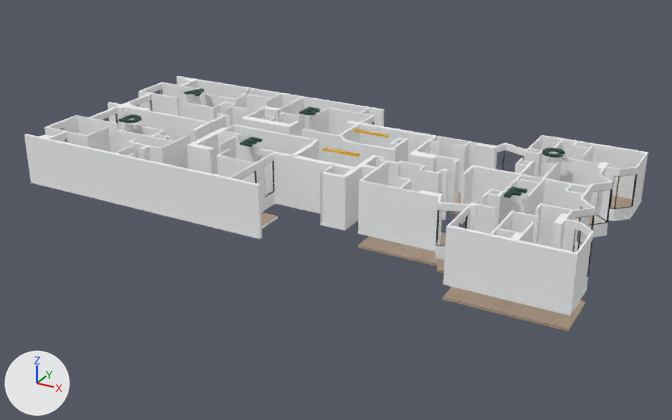
An edit to the glTF model public/models/PISOS/planta-8.glb, drawn before and after from the same camera.
Before and after are seen from a 50 mm camera at (24.0, -46.1, 21.7) aimed at (-0.9, -0.9, -0.9). Lighting does not change. The marker at lower left points along +X, +Y and +Z.

Objects in the first picture: 'Component_428', 'Text', 'Text.001', 'Text.002', 'Text.003', 'Text.004', 'Text.005', 'tipo-19', 'tipo-23'.
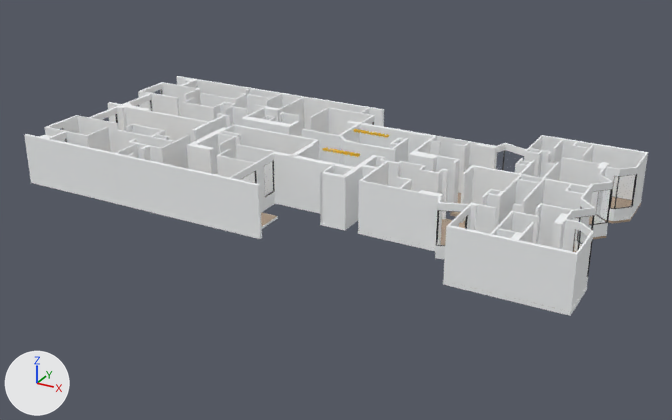
Pixel boxes [x1, y1, x2, y2] of what changed, in the pictures (672 x 420 px):
```json
{"object": "tipo-23", "change": "moved", "before": [358, 236, 585, 332], "after": [358, 230, 569, 312]}
{"object": "Text.002", "change": "deleted", "before": [542, 148, 565, 158]}
{"object": "Text.005", "change": "deleted", "before": [504, 187, 527, 198]}
{"object": "Text.003", "change": "deleted", "before": [118, 114, 142, 123]}
{"object": "Text.004", "change": "deleted", "before": [240, 137, 262, 147]}
{"object": "tipo-19", "change": "moved", "before": [457, 193, 461, 203], "after": [457, 193, 641, 239]}
{"object": "Text.001", "change": "deleted", "before": [299, 107, 320, 115]}
{"object": "Text", "change": "deleted", "before": [184, 89, 204, 96]}
```

The change, as JSON lines over the scene's bpy script:
```json
{"op": "set", "path": "ob_tipo_19.location", "old": "(3.24, 0.37, -0.15)", "new": "(3.24, 0.37, -0.3)"}
{"op": "set", "path": "ob_tipo_23.location", "old": "(7.36, -5.29, -1.0)", "new": "(7.36, -5.29, -0.1)"}
{"op": "remove", "block": "ob_text", "code": ["ob_text = bpy.data.objects.new('Text', me_text_012)", "ob_text.location = (-14.93, 3.01, 3.39)"]}
{"op": "remove", "block": "ob_text_001", "code": ["ob_text_001 = bpy.data.objects.new('Text.001', me_text_013)", "ob_text_001.location = (-5.81, 3.01, 3.39)"]}
{"op": "remove", "block": "ob_text_002", "code": ["ob_text_002 = bpy.data.objects.new('Text.002', me_text_014)", "ob_text_002.location = (10.1, 3.0, 3.39)"]}
{"op": "remove", "block": "ob_text_003", "code": ["ob_text_003 = bpy.data.objects.new('Text.003', me_text_015)", "ob_text_003.location = (-14.91, -3.78, 3.39)"]}
{"op": "remove", "block": "ob_text_004", "code": ["ob_text_004 = bpy.data.objects.new('Text.004', me_text_016)", "ob_text_004.location = (-5.81, -3.74, 3.39)"]}
{"op": "remove", "block": "ob_text_005", "code": ["ob_text_005 = bpy.data.objects.new('Text.005', me_text_017)", "ob_text_005.location = (10.33, -3.79, 3.39)"]}
```
